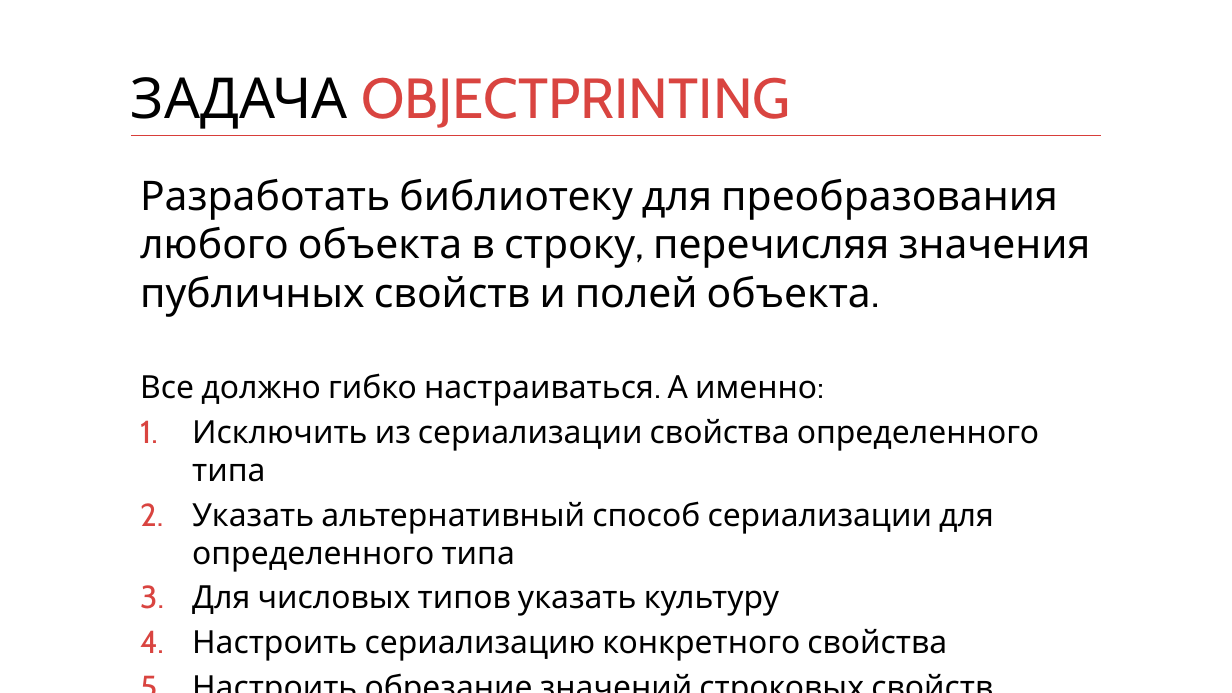
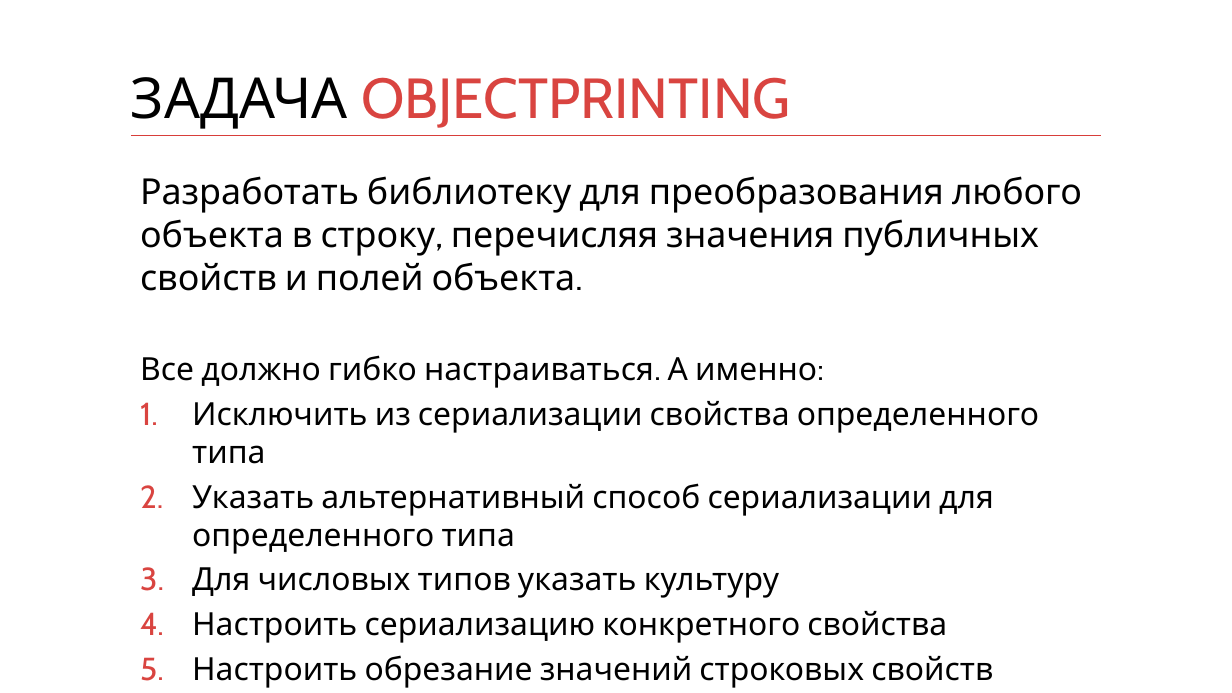
Before and after one commit to kontur-courses/fluent-api, a slide deck: slide 17 of fluent-api.pptx (slide 29 before the commit). Drawn at 1232x693 pixels with LibreOffice and Linux fonts; fonts in the diff are those of the drawing. Boxes give left, top, right and bottom in pixels: in the first picture for what was removed or moved away, otherwise in the second. Text is boxed around its words. In the diff, an @@ line names an element or a change of style, - is before the commit and + after.

```diff
--- a/fluent-api.pptx
+++ b/fluent-api.pptx
@@ text at (x1=140, y1=176, x2=1082, y2=291): size 31.8 to 27.9 pt in "Разработать библиотеку для преобразования любого объекта в ..." @@
```
Also in this commit, not shown: 8 other slides changed, 5 slides added, 18 slides removed, 1 other file.
